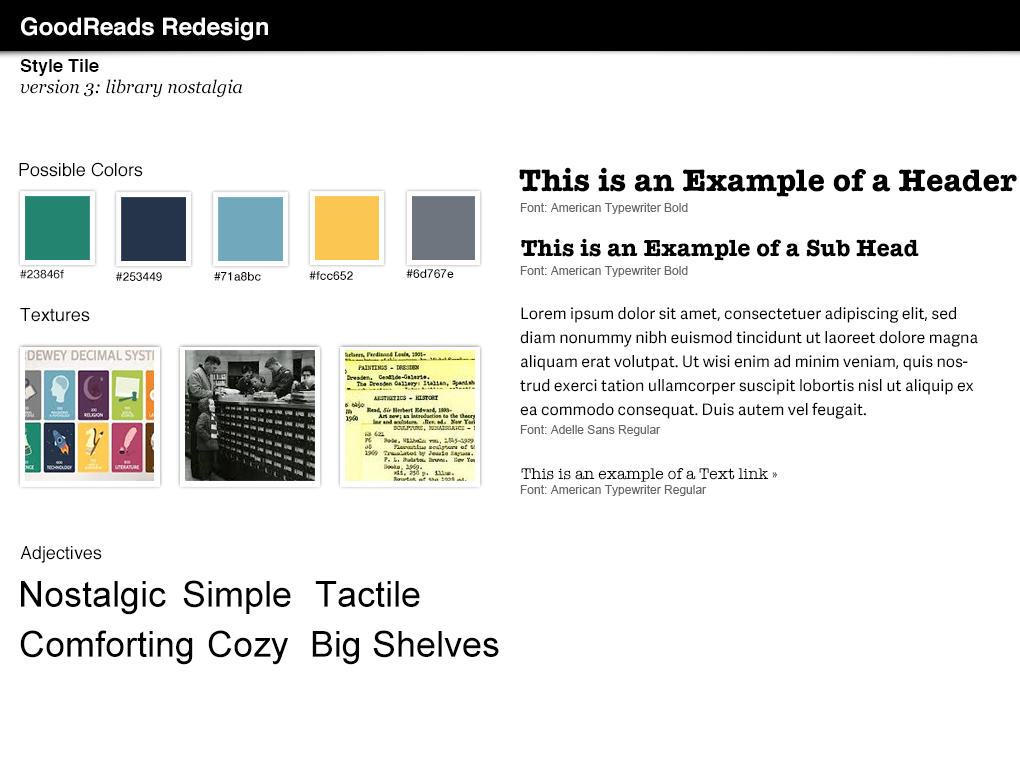
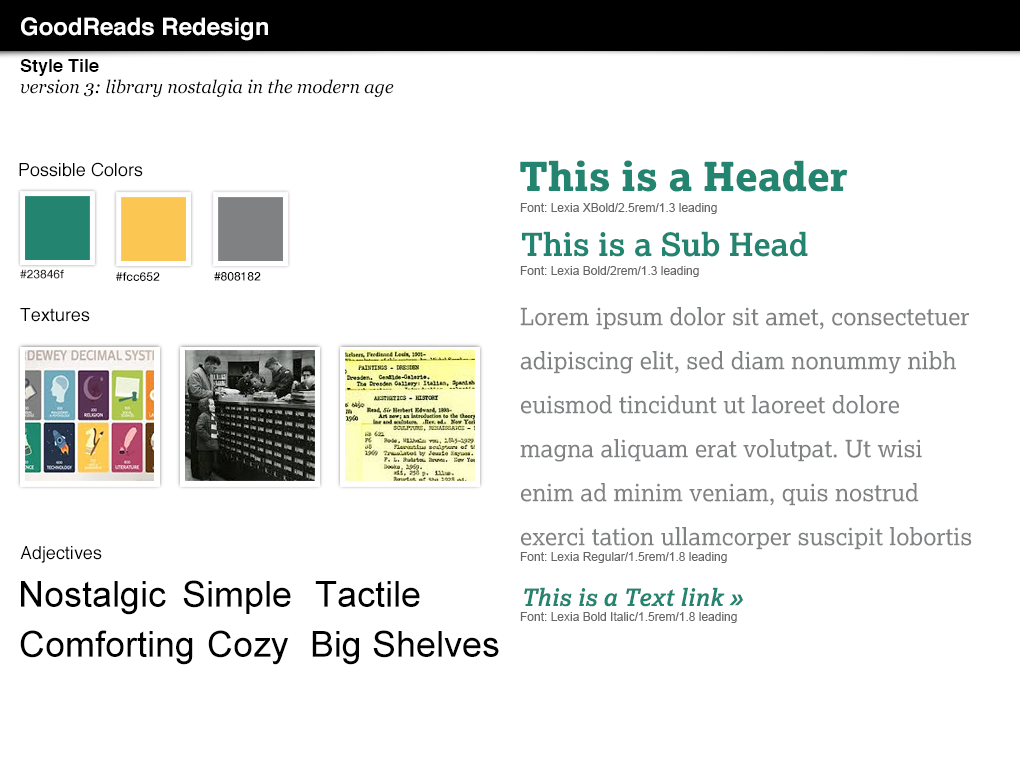
Two versions of the same layered image (1020px x 760px). Layer-by-layer changes:
renamed "version 3: library nostalgia" to "version 3: library nostalgia in the modern age", painted on it over [248, 79, 394, 97]
renamed "#253449" to "#fcc652", painted on it over [122, 272, 162, 281]
renamed "#71a8bc" to "#808182", painted on it over [221, 272, 261, 281]
hid group "Fourth" (2 layers) over [309, 191, 384, 280]
hid group "Fifth" (2 layers) over [406, 191, 480, 278]
renamed "#6d767e" to "#b85156", painted on it over [406, 269, 454, 278]
renamed "Font: American Typewriter Bold" to "Font: Lexia XBold/2.5rem/1.3 leading", painted on it over [550, 203, 717, 214]
renamed "This is an Example of a Header" to "This is a Header", painted on it over [519, 160, 1017, 197]
renamed "Font: American Typewriter Bold" to "Font: Lexia Bold/2rem/1.3 leading", painted on it over [550, 266, 699, 277]
renamed "This is an Example of a Sub Head" to "This is a Sub Head", painted on it over [521, 231, 919, 261]
renamed "Font: Adelle Sans Regular" to "Font: Lexia Regular/1.5rem/1.8 leading", painted on it over [520, 425, 727, 563]
painted on "Lorem ipsum dolor sit amet, consectetuer adipiscing elit, sed d" over [520, 307, 978, 550]
renamed "This is an example of a Text link »" to "This is a Text link »", painted on it over [521, 468, 777, 607]
renamed "Font: American Typewriter Regular" to "Font: Lexia Bold Italic/1.5rem/1.8 leading", painted on it over [520, 485, 737, 623]
